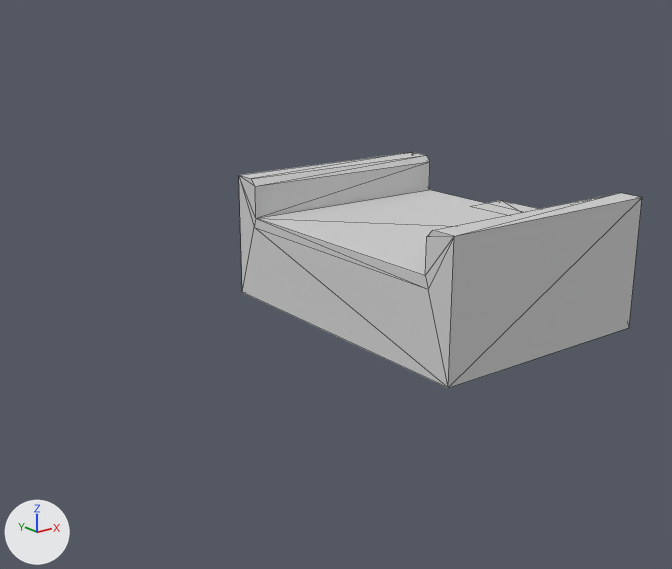
The OBJ model PA11/assets/Stairs.obj: old version first, new version second.
Before and after are seen from a 50 mm camera at (-23.4, -19.5, 11.6) aimed at (-8.8, -1.3, 4.3). Every picture has the same lights, and +X, +Y and +Z are marked at lower left. Mesh edges are drawn as thin lines. Where no turn or scale is listed for an object, it has been applied to the vertices.

Objects in the first picture: 'Stairs'.
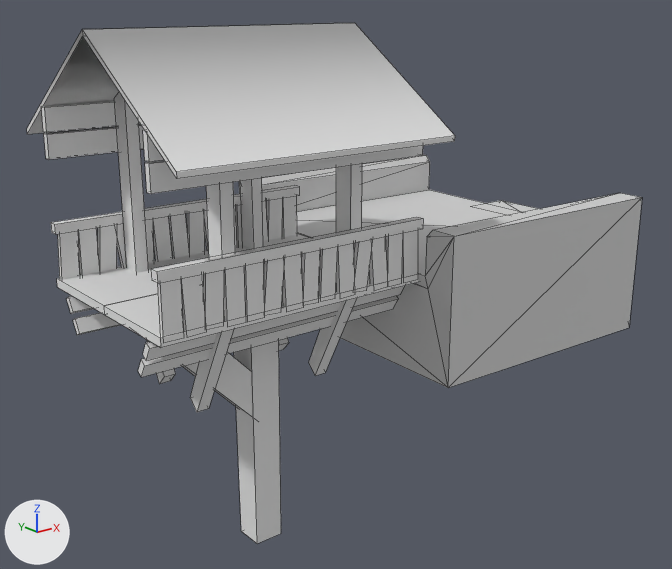
Boxes (x1, y1, x2, y2) around the edits, measured in the pictures (672 x 569 px):
'Stairs', reshaped (52% wider, 120% taller): before (239, 152, 642, 388); after (27, 23, 642, 544)
part 1 of me_stairs, added: after (57, 234, 309, 314)
part 2 of me_stairs, added: after (51, 185, 300, 234)
part 3 of me_stairs, added: after (44, 125, 144, 159)
part 4 of me_stairs, added: after (41, 101, 140, 133)
part 5 of me_stairs, added: after (104, 273, 419, 347)
part 6 of me_stairs, added: after (151, 217, 423, 283)
part 7 of me_stairs, added: after (145, 146, 423, 194)
part 8 of me_stairs, added: after (143, 130, 164, 162)
part 9 of me_stairs, added: after (27, 23, 455, 544)

Diff of the bpy script that builds the scene:
```diff
--- a/PA11/assets/Stairs.obj.py
+++ b/PA11/assets/Stairs.obj.py
@@ me_stairs @@
-me_stairs.from_pydata(...)  # 48 vertices, 88 faces; spans x -10.59..2.03, y -7.4..3.33, z 0.04..7.1
-me_stairs.materials.append(mat_none)  # light grey #d1d1d1
+me_stairs.from_pydata(...)  # 448 vertices, 336 faces; spans x -16.52..2.03, y -7.4..3.33, z -0.05..11.02
+# me_stairs part 1: a new loose piece, a box spanning x -16.52..-10.52, y -4.08..-1.92, z 5.91..6.09, in mat_timber_1_fixed_d_002 (white #e7e7e7)
+# me_stairs part 2: a new loose piece, a box spanning x -16.52..-10.52, y -2.09..-1.88, z 7.05..7.26, in mat_wooden_boards_texture_d_003 (white #e7e7e7)
+# me_stairs part 3: a new loose piece, a box spanning x -16.52..-10.52, y -2.09..-1.94, z 8.54..9.02, in mat_wooden_boards_texture_d_003 (white #e7e7e7)
+# me_stairs part 4: a new loose piece, a box spanning x -16.52..-10.52, y -2.09..-1.94, z 9.06..9.54, in mat_wooden_boards_texture_d_003 (white #e7e7e7)
+# me_stairs part 5: a new loose piece, a box spanning x -16.52..-10.52, y -6.24..-4.08, z 5.91..6.09, in mat_timber_1_fixed_d_003 (white #e7e7e7)
+# me_stairs part 6: a new loose piece, a box spanning x -16.52..-10.52, y -6.28..-6.08, z 7.05..7.26, in mat_wooden_boards_texture_d_004 (white #e7e7e7)
+# me_stairs part 7: a new loose piece, a box spanning x -16.52..-10.52, y -6.22..-6.08, z 8.54..9.02, in mat_wooden_boards_texture_d_004 (white #e7e7e7)
+# me_stairs part 8: a new loose piece, a box spanning x -16.52..-10.52, y -6.22..-6.08, z 9.06..9.54, in mat_wooden_boards_texture_d_004 (white #e7e7e7)
+# me_stairs part 9: 336 vertices added at x -16.52..-10.52, y -7.08..-1.08, z -0.05..11.02
+me_stairs.materials.append(mat_wooden_boards_texture_d_005)  # white #e7e7e7
+me_stairs.materials.append(mat_granite_1_d)  # light grey #d1d1d1
+me_stairs.materials.append(mat_wooden_boards_texture_d_003)  # white #e7e7e7
+me_stairs.materials.append(mat_timber_1_fixed_d_002)  # white #e7e7e7
+me_stairs.materials.append(mat_shingle_1_d)  # white #e7e7e7
+me_stairs.materials.append(mat_wooden_boards_texture_d_004)  # white #e7e7e7
+me_stairs.materials.append(mat_timber_1_fixed_d_003)  # white #e7e7e7
+me_stairs.materials.append(mat_shingle_1_d_001)  # white #e7e7e7
```
